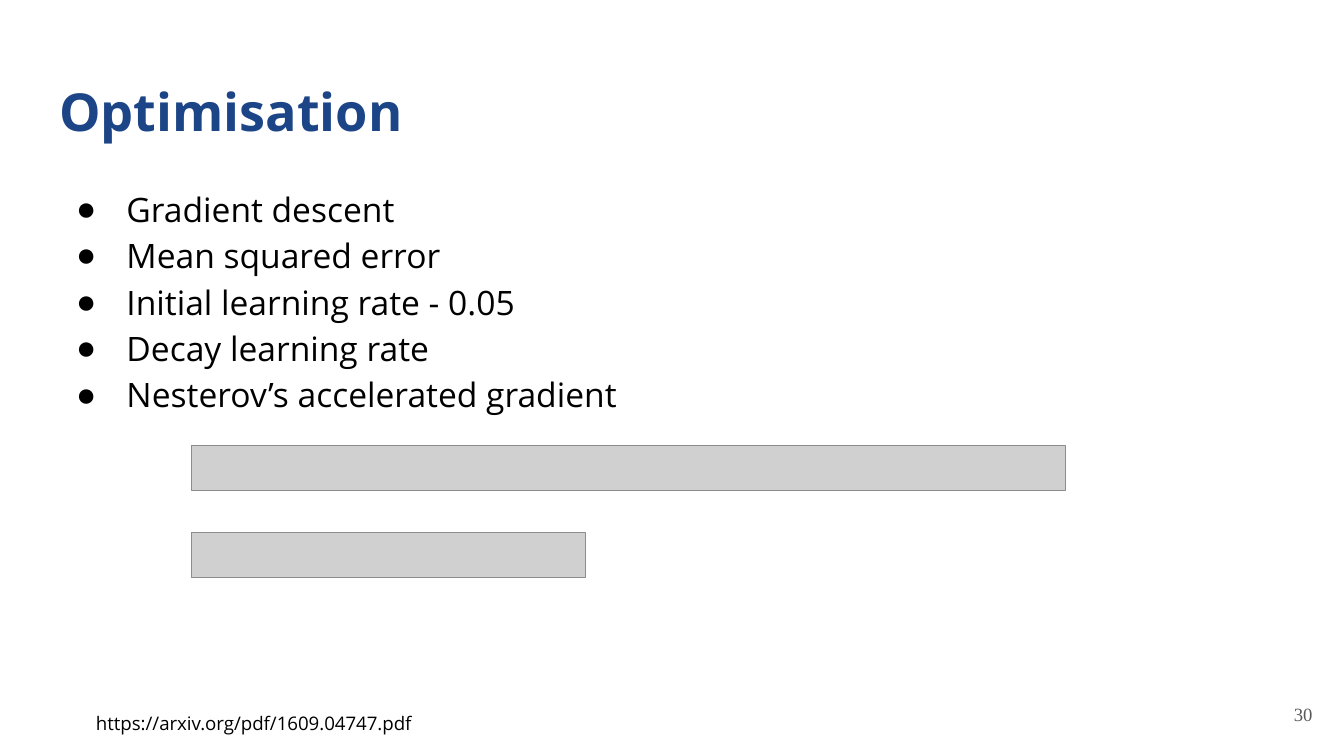
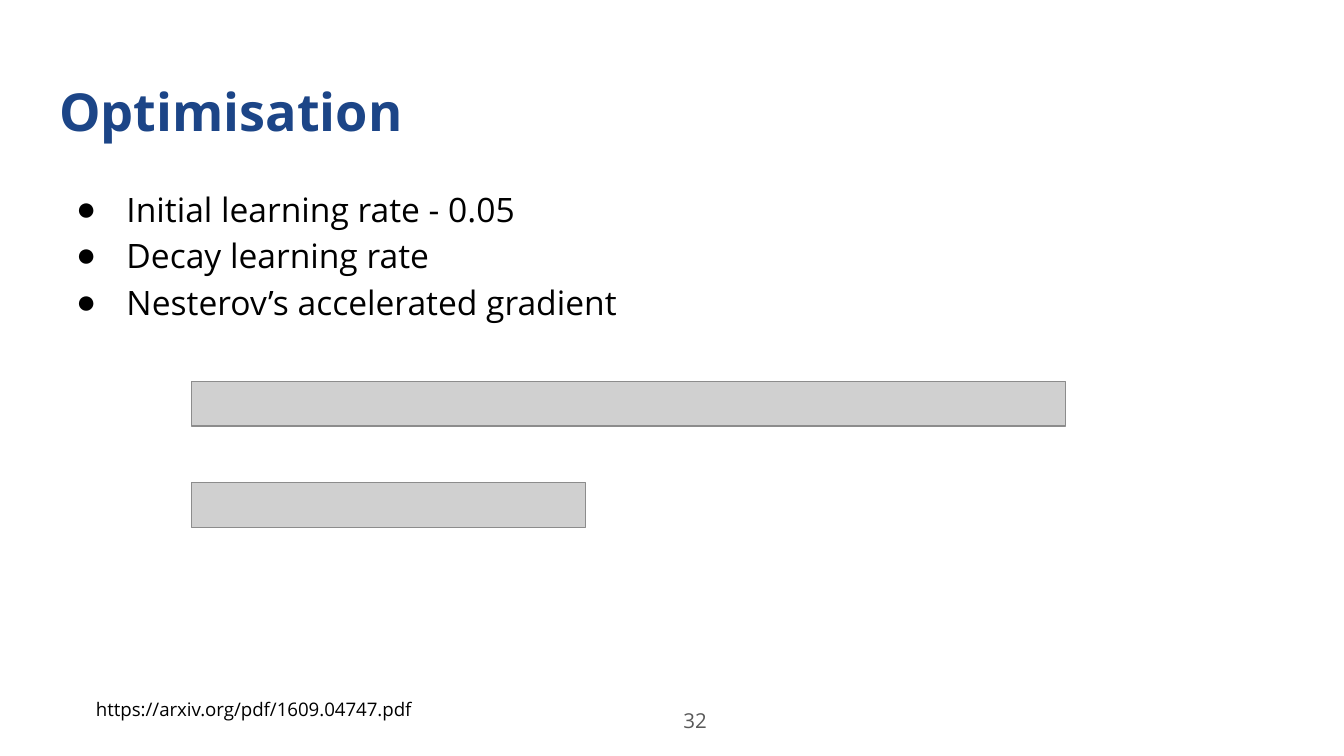
Before and after one commit to anuprulez/latex_master_thesis, a slide deck: slide 32 of Presentation_figures/Final_MasterThesisPresentation.pptx (slide 30 before the commit). Drawn at 1344x756 pixels with LibreOffice and Linux fonts; fonts in the diff are those of the drawing; grey boxes stand for pictures. Boxes give left, top, right and bottom in pixels: in the first picture for what was removed or moved away, otherwise in the second. Text is boxed around its words. In the diff, an @@ line names an element or a change of style, - is before the commit and + after.

Commit message:
Update ppt and images

```diff
--- a/Presentation_figures/Final_MasterThesisPresentation.pptx
+++ b/Presentation_figures/Final_MasterThesisPresentation.pptx
@@ text at <box>126,196,441,276</box>: paragraphs removed @@
-● Gradient descent
-● Mean squared error
@@ picture: place and size @@
-picture at <box>192,446,1066,491</box>
+picture at <box>192,382,1066,426</box>
@@ picture: place and size @@
-picture at <box>192,532,586,577</box>
+picture at <box>192,482,586,527</box>
@@ text "https://arxiv.org/pdf/1609.04747.pdf": place and size @@
-text "https://arxiv.org/pdf/1609.04747.pdf" at <box>96,715,412,735</box>
+text "https://arxiv.org/pdf/1609.04747.pdf" at <box>96,701,412,721</box>
@@ page number added at <box>683,713,706,728</box>, 11 pt, text #595959 @@
+32
@@ page number removed at <box>1294,708,1313,721</box> @@
-30
```
Also in this commit, not shown: 36 other slides changed, 22 slides added, 21 slides removed, 10 other files.
